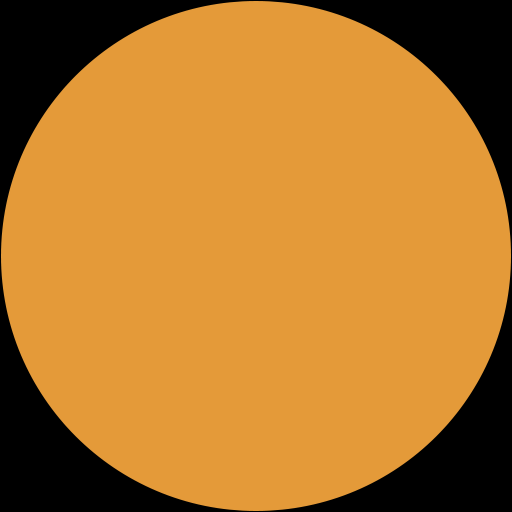
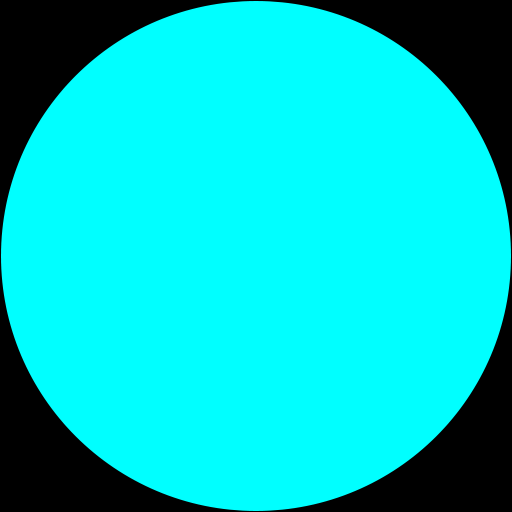
Layer changes from the first 512px x 512px image to the second:
painted on "Ellipse 1", unmasked it over [1, 1, 511, 511]
